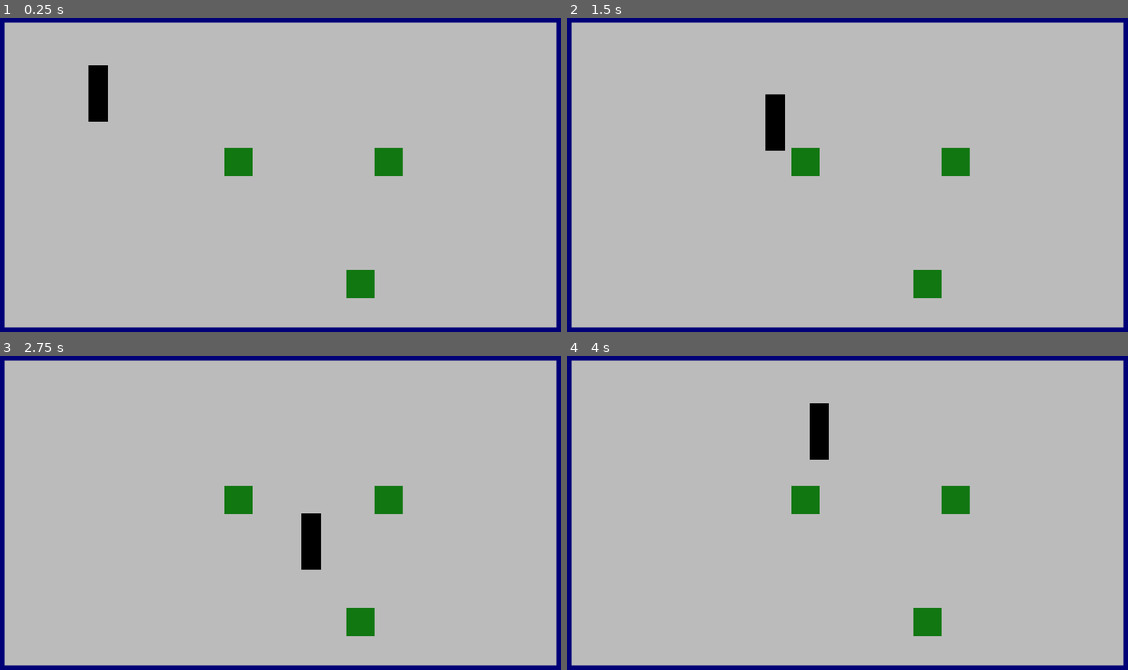
Above: before the commit, frames 1-4 (two rows, left to right).
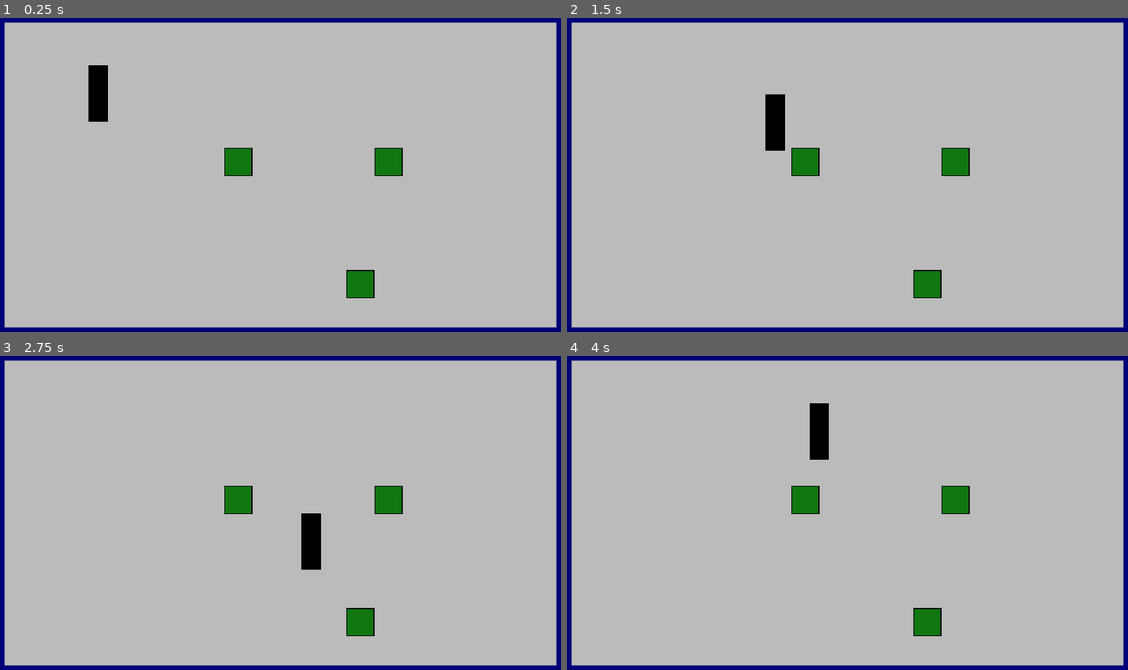
Above: after the commit, the same moments.

Repository: telmotrooper/goofy-demo
Game: Godot game, scene res://main.tscn
The game is run twice, just before and just after one commit, with the same random seed, the same clock (stepped at 60 frames per second) and the same inputs.
Inputs:
- Up to frame 1 (0.25 s): no input
- Up to frame 2 (1.5 s): tap Enter at 0.5 s; hold Right (ui_right) 0.53-1.28 s; tap Space (ui_select) at 0.77 s; hold Down (ui_down) from 1.28 s (still down)
- Up to frame 3 (2.75 s): tap Space (ui_select) at 1.52 s; release Down (ui_down) at 2.03 s; hold Right (ui_right) from 2.03 s (still down)
- Up to frame 4 (4 s): release Right (ui_right) at 2.78 s; hold Up (ui_up) 2.78-3.53 s; tap Space (ui_select) at 3.02, 3.77 s; hold Left (ui_left) from 3.53 s (still down)

The runs differ from the first frame. In frame 1, 0.2% of the frame differs, in the area x 40-72%, y 41-90%; in frame 2, 0.2%; in frame 3, 0.2%; in frame 4, 0.2%.

Commit message:
Added border to moving block

Diff:
--- a/moving_block.tscn
+++ b/moving_block.tscn
@@ -28,4 +28,20 @@
 grow_vertical = 2
 size_flags_horizontal = 4
 size_flags_vertical = 4
+color = Color(0, 0, 0, 1)
+
+[node name="ColorRect2" type="ColorRect" parent="."]
+anchors_preset = 8
+anchor_left = 0.5
+anchor_top = 0.5
+anchor_right = 0.5
+anchor_bottom = 0.5
+offset_left = -15.0
+offset_top = -15.0
+offset_right = 15.0
+offset_bottom = 15.0
+grow_horizontal = 2
+grow_vertical = 2
+size_flags_horizontal = 4
+size_flags_vertical = 4
 color = Color(0.0666667, 0.466667, 0.0666667, 1)
--- a/player/player.tscn
+++ b/player/player.tscn
@@ -55,7 +55,7 @@
 collision_mask = 2
 
 [node name="CollisionShape2D" type="CollisionShape2D" parent="AreaLeft"]
-position = Vector2(-11, 14.3333)
+position = Vector2(-11, 16)
 shape = SubResource("RectangleShape2D_1oky3")
 
 [node name="AreaRight" type="Area2D" parent="."]
@@ -63,5 +63,5 @@
 collision_mask = 2
 
 [node name="CollisionShape2D" type="CollisionShape2D" parent="AreaRight"]
-position = Vector2(11, 14.3333)
+position = Vector2(11, 16)
 shape = SubResource("RectangleShape2D_1oky3")
